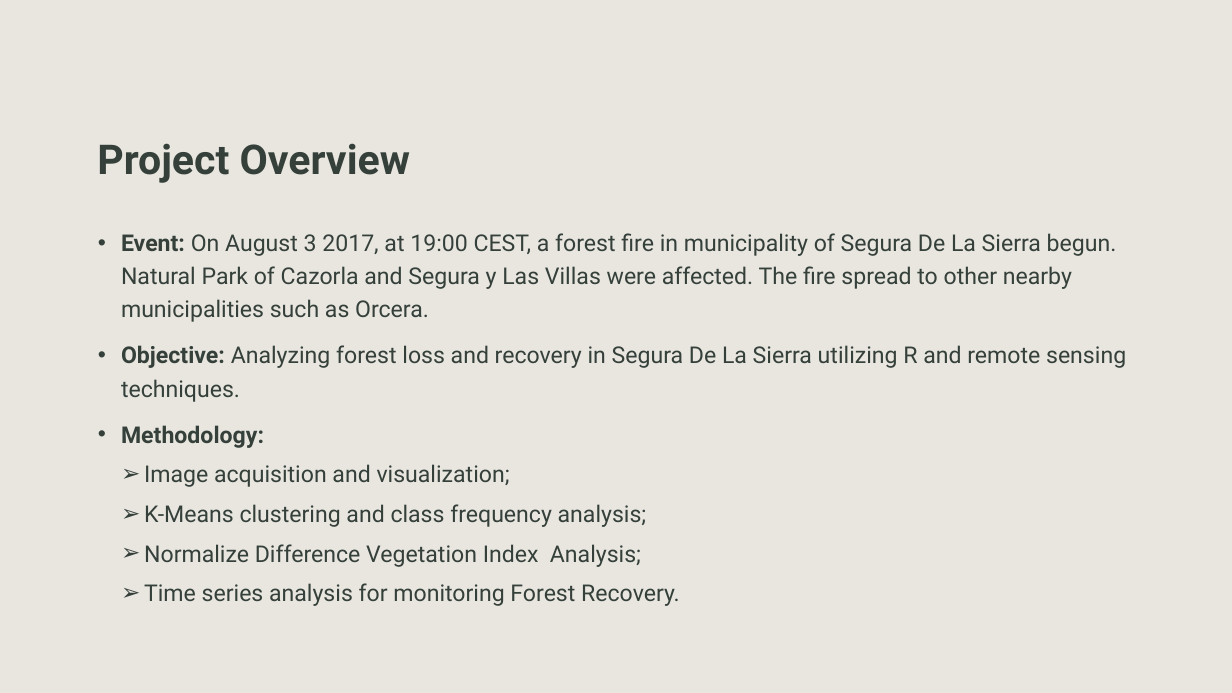
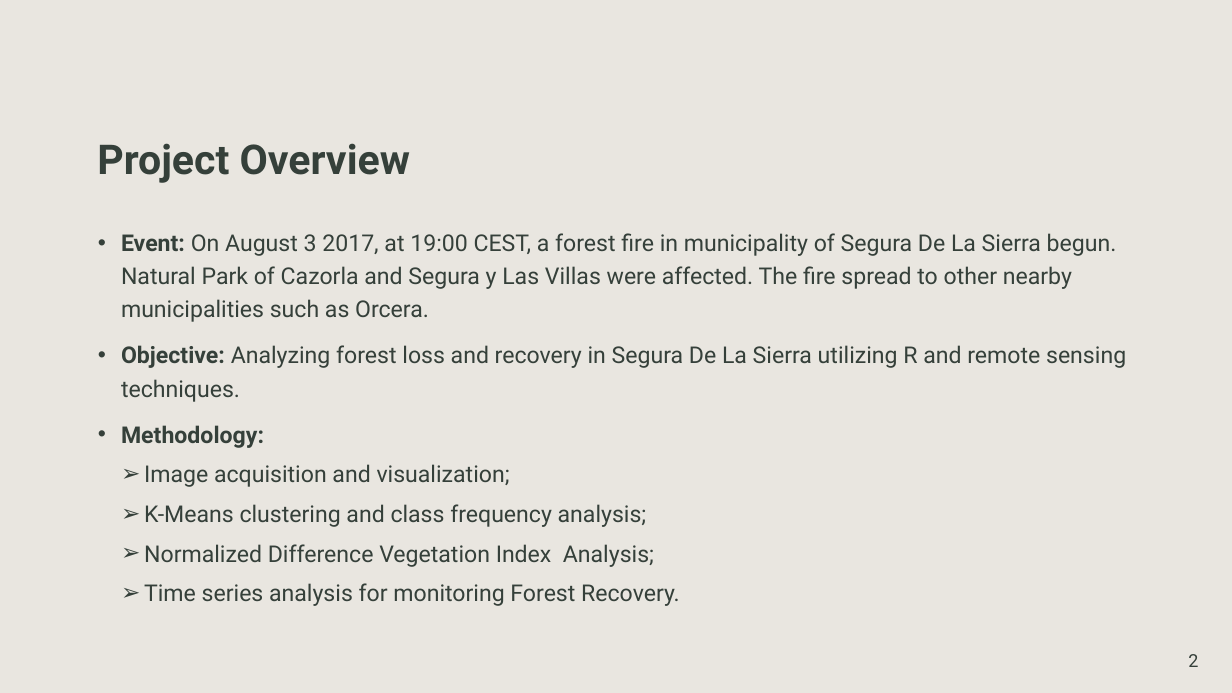
Before and after one commit to SimoneSantoro21/Spatial_Ecology_in_R, a slide deck: slide 2 of ppt/Evaluating vegetation loss due to wildfire in Segura.pptx. Drawn at 1232x693 pixels with LibreOffice and Linux fonts; fonts in the diff are those of the drawing. Boxes give left, top, right and bottom in pixels: in the first picture for what was removed or moved away, otherwise in the second. Text is boxed around its words. In the diff, an @@ line names an element or a change of style, - is before the commit and + after.

```diff
--- a/ppt/Evaluating vegetation loss due to wildfire in Segura.pptx
+++ b/ppt/Evaluating vegetation loss due to wildfire in Segura.pptx
@@ text at <box>144,544,654,567</box>: text changed @@
-  ➢ Normalize Difference Vegetation Index Analysis;
+  ➢ Normalized Difference Vegetation Index Analysis;
@@ page number added at <box>1188,654,1198,667</box>, 14 pt, text #35403A @@
+2
```
Also in this commit, not shown: 14 other slides changed, 1 other file.
